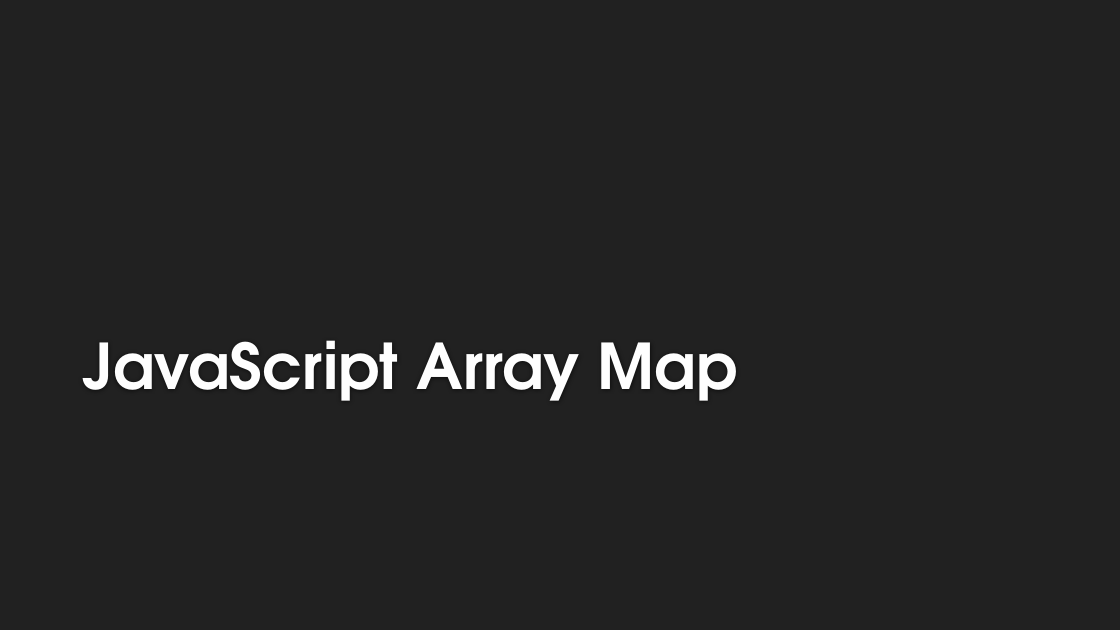
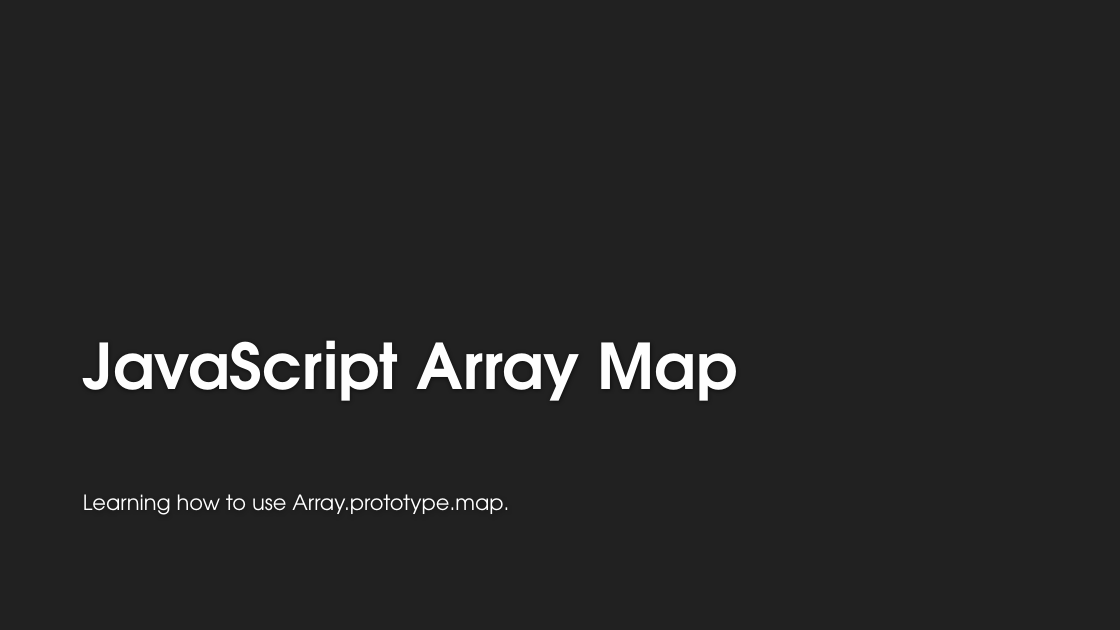
Before and after one commit to ericglasser/javascript-array-map-lesson, a slide deck: slide 1 of javascript-map-array-lesson.pptx. Drawn at 1120x630 pixels with LibreOffice and Linux fonts; fonts in the diff are those of the drawing; background and template pictures are left out. Boxes give left, top, right and bottom in pixels: in the first picture for what was removed or moved away, otherwise in the second. Text is boxed around its words. In the diff, an @@ line names an element or a change of style, - is before the commit and + after.

```diff
--- a/javascript-map-array-lesson.pptx
+++ b/javascript-map-array-lesson.pptx
@@ subtitle added at <box>83,494,509,515</box>, 18 pt, text #FFFFFF @@
+Learning how to use Array.prototype.map.
```
Also in this commit, not shown: 11 slides added, 1 slide removed, 1 other file.
